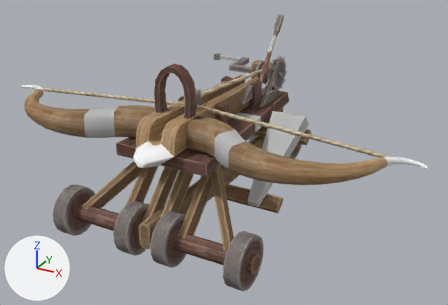
The glTF model public/assets/unit-models/272-oyumi.glb: old version first, new version second.
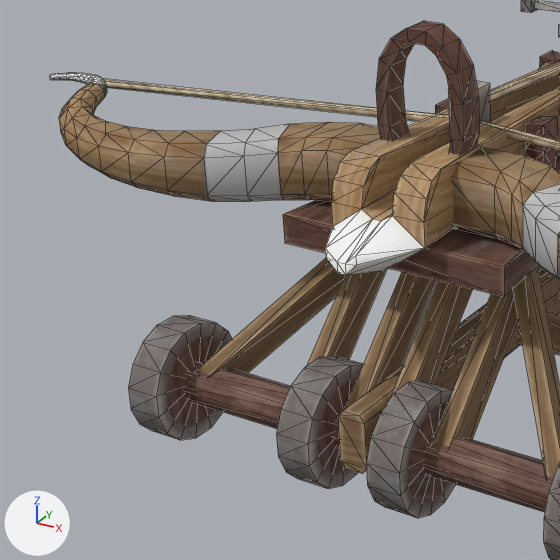
Each version appears first whole from a 50 mm lens placed at (2.94, -5.02, 3.18), pointed at (0.19, -0.02, 0.68), and next in a close-up on the part from 0% to 51% of the width and 18% to 93% of the height. Every picture has the same lights, and +X, +Y and +Z are marked at lower left. The first two pictures are the older version. The close-ups show mesh edges as thin lines. Vertices at exactly the same position are counted once.
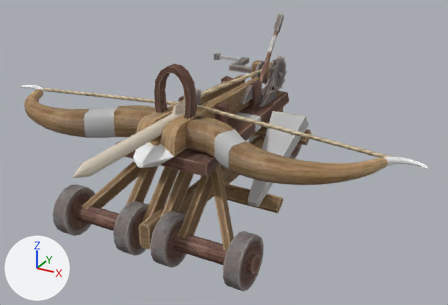
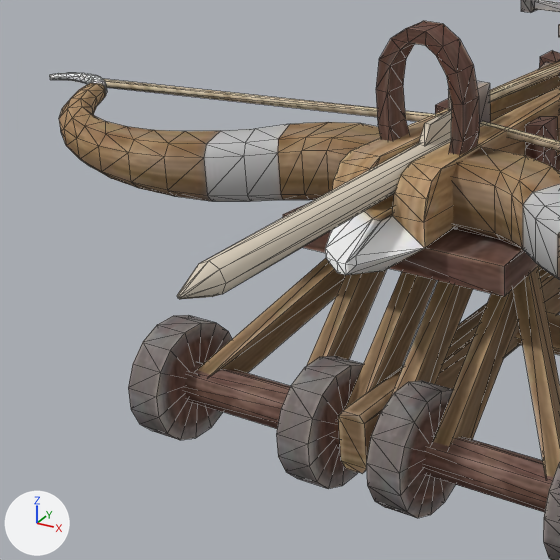
Changed parts and their boxes (x1, y1, x2, y2) in the close-ups (560 x 560 px):
part 1 of me_mesh_0, added (pale yellow)
    after: (177, 131, 451, 299)
part 2 of me_mesh_0, added
    after: (419, 109, 452, 145)

Diff of the bpy script that builds the scene:
```diff
--- a/public/assets/unit-models/272-oyumi.glb.py
+++ b/public/assets/unit-models/272-oyumi.glb.py
@@ mat_material_1 @@
+mat_material_1 = principled_material('Material_1')
+mat_material_1.base_color = (0.72, 0.64, 0.52)  # pale yellow #ddd1bf
+mat_material_1.metallic = 0.05
+mat_material_1.roughness = 0.9
@@ me_mesh_0 @@
 # used by ob_mesh_0; location = (0.0, 0.0, 0.0)
-me_mesh_0.from_pydata(...)  # 1293 vertices, 2316 faces; spans x -2.21..2.21, y -1.25..1.94, z -0.03..1.81
+me_mesh_0.from_pydata(...)  # 1351 vertices, 2412 faces; spans x -2.21..2.21, y -1.97..1.94, z -0.03..1.81
+# me_mesh_0 part 1: a new loose piece of 26 vertices spanning x -0.06..0.06, y -1.97..-0.41, z 1.13..1.26, in mat_material_1 (pale yellow #ddd1bf)
+# me_mesh_0 part 2
+# 22 vertices are added at x -0.12..0.12, y -0.63..-0.41, z 1.07..1.32
+# 10 new vertices lie (0.0, 0.22, 0.0) away from vertices in x -0.12..0.12, y -0.63..-0.59, z 1.07..1.32
+# 48 new faces join them, mat_material_1 (pale yellow #ddd1bf)
 me_mesh_0.materials.append(mat_material_0)
+me_mesh_0.materials.append(mat_material_1)  # pale yellow #ddd1bf
```
